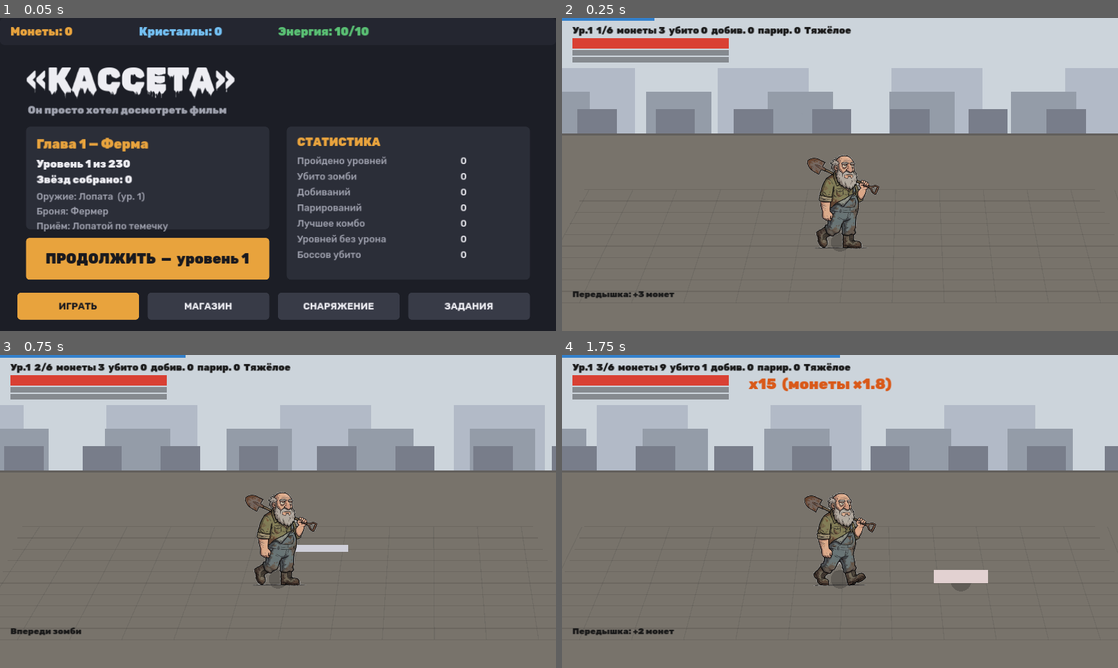
Above: before the commit, frames 1-4 (two rows, left to right).
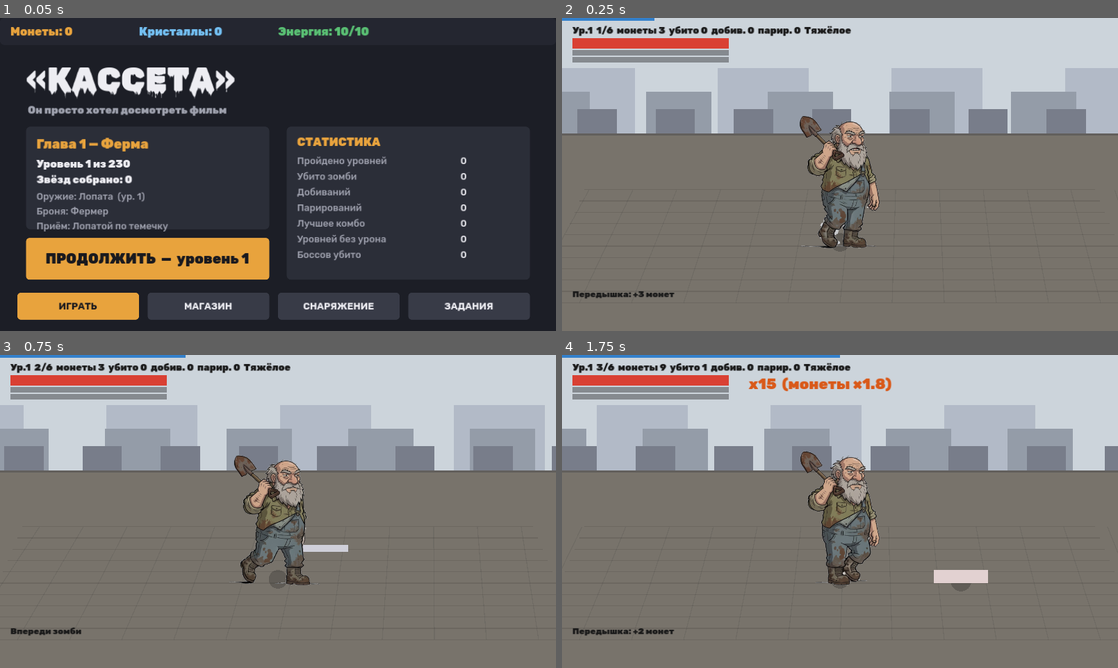
Above: after the commit, the same moments.

Repository: Philp166/kasseta
Game: Godot game, scene res://test.tscn
Same seed, same stepped clock (60 frames per second), same inputs: the game is played once before the commit and once after it. This scene is started directly instead of the project's main scene.
Inputs (mouse positions are in pixels of both pictures, inside the frame that each line leads up to):
- Up to frame 1 (0.05 s): no input
- Up to frame 2 (0.25 s): no input
- Up to frame 3 (0.75 s): tap Enter at 0.5 s; move the mouse to (250, 574) at 0.52 s; hold W from 0.53 s (still down); tap F at 0.6 s; click (250, 574) at 0.67 s
- Up to frame 4 (1.75 s): keep holding W; tap Space at 0.77, 1.52 s; move the mouse to (1006, 558) at 1.27 s; tap Q at 1.35 s

Frame 1 is identical in both runs. In frame 2, 3.0% of the frame differs, in the area x 42-58%, y 31-74%; in frame 3, 3.1%; in frame 4, 3.1%, in the area x 42-58%, y 30-74%.

Commit message:
Видео-дед: 13 кадров живой ходьбы из клипа, подключены в игру (нарисованные 4 кадра оставлены рядом)

Diff:
--- a/scripts/player.gd
+++ b/scripts/player.gd
@@ -7,8 +7,15 @@
 const Fonts = preload("res://scripts/fonts.gd")
 
 # Кадры ходьбы: нарезаны из сгенерированной полосы, выровнены по ступням
-const WALK_FRAMES := ["res://art/ded/walk/00.png","res://art/ded/walk/01.png",
-	"res://art/ded/walk/02.png","res://art/ded/walk/03.png"]
+# Кадры ходьбы: вырезаны из видео-клипа (живое движение).
+# Рядом лежит art/ded/walk — та же ходьба, нарисованная 4 кадрами.
+const WALK_FRAMES := ["res://art/ded/walk_video/00.png","res://art/ded/walk_video/01.png",
+	"res://art/ded/walk_video/02.png","res://art/ded/walk_video/03.png",
+	"res://art/ded/walk_video/04.png","res://art/ded/walk_video/05.png",
+	"res://art/ded/walk_video/06.png","res://art/ded/walk_video/07.png",
+	"res://art/ded/walk_video/08.png","res://art/ded/walk_video/09.png",
+	"res://art/ded/walk_video/10.png","res://art/ded/walk_video/11.png",
+	"res://art/ded/walk_video/12.png"]
 
 signal died
 signal changed
@@ -106,7 +113,7 @@
 	z_index = Persp.z_at(depth) + 5
 	# перелистывание кадров ходьбы
 	if sprite != null and walk_tex.size() > 0:
-		frame_t += delta * (7.0 if anim != A.IDLE else 4.0)
+		frame_t += delta * (12.0 if anim != A.IDLE else 8.0)
 		var idx: int = int(frame_t) % walk_tex.size()
 		sprite.texture = walk_tex[idx]
 		sprite.flip_h = facing < 0
Binary file added: art/ded/walk_video/00.png
Binary file added: art/ded/walk_video/01.png
Binary file added: art/ded/walk_video/02.png
Binary file added: art/ded/walk_video/03.png
Binary file added: art/ded/walk_video/04.png
Binary file added: art/ded/walk_video/05.png
Binary file added: art/ded/walk_video/06.png
Binary file added: art/ded/walk_video/07.png
Binary file added: art/ded/walk_video/08.png
Binary file added: art/ded/walk_video/09.png
Binary file added: art/ded/walk_video/10.png
Binary file added: art/ded/walk_video/11.png
(and 1 more such lines)
